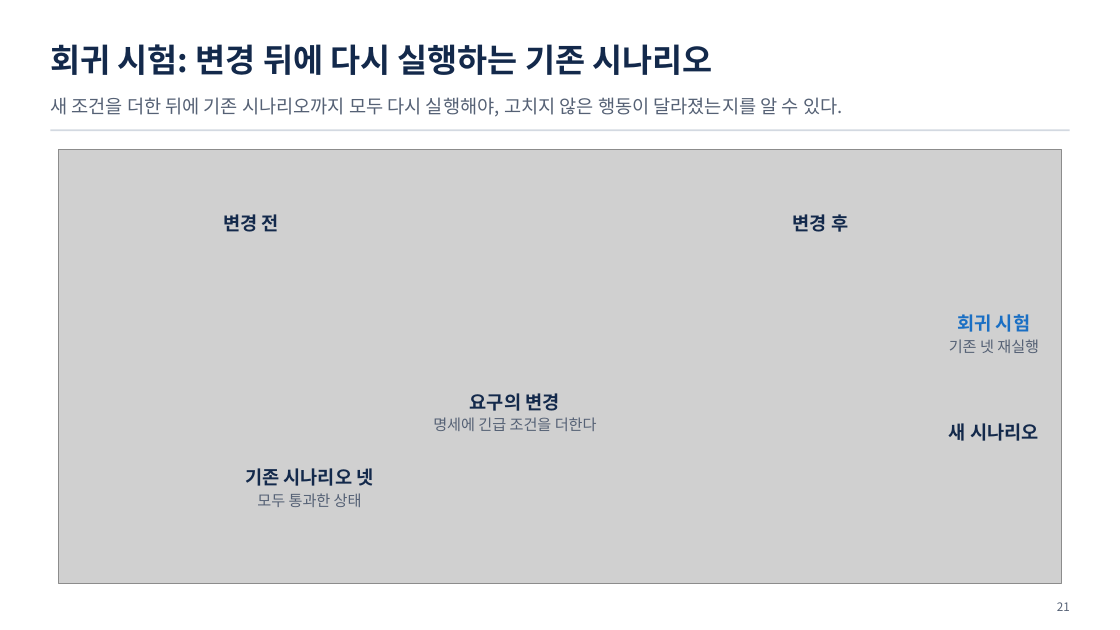
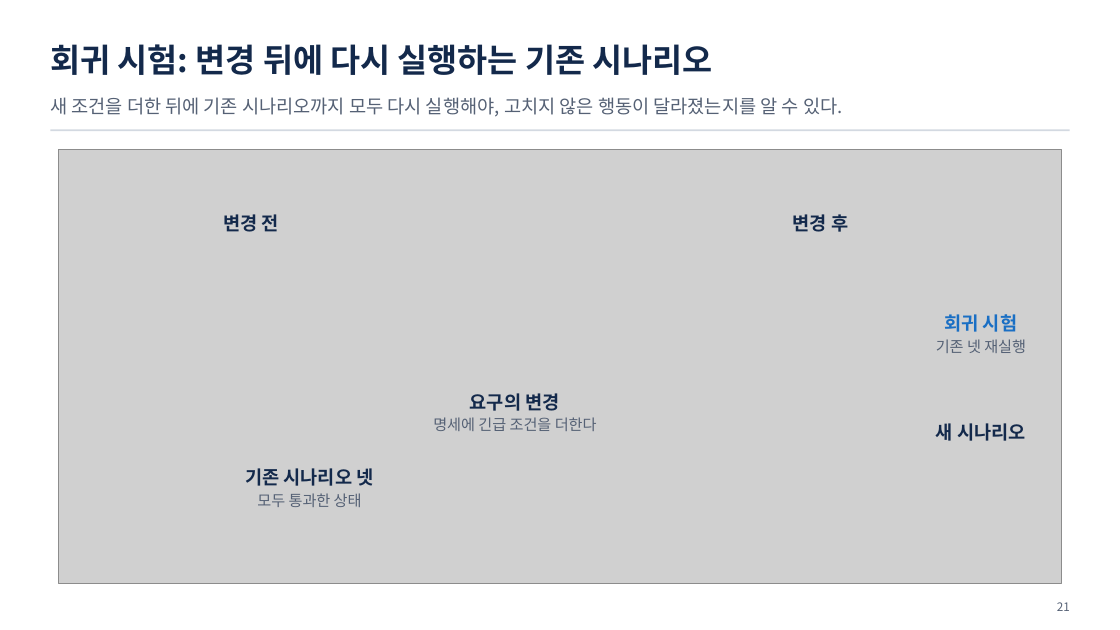
Before and after one commit to uengine-oss/hyd-iot-edu, a slide deck: slide 21 of docs/교재/통합반/08일차/통합반_08일차.pptx. Drawn at 1120x630 pixels with LibreOffice and Linux fonts; fonts in the diff are those of the drawing; grey boxes stand for pictures. Boxes give left, top, right and bottom in pixels: in the first picture for what was removed or moved away, otherwise in the second. Text is boxed around its words. In the diff, an @@ line names an element or a change of style, - is before the commit and + after.

```diff
--- a/docs/교재/통합반/08일차/통합반_08일차.pptx
+++ b/docs/교재/통합반/08일차/통합반_08일차.pptx
@@ text "회귀 시험": place and size @@
-text "회귀 시험" at <box>949,314,1039,353</box>
+text "회귀 시험" at <box>936,314,1026,353</box>
@@ text "새 시나리오": place and size @@
-text "새 시나리오" at <box>949,423,1039,441</box>
+text "새 시나리오" at <box>936,423,1026,441</box>
```
Also in this commit, not shown: 9 other files.
